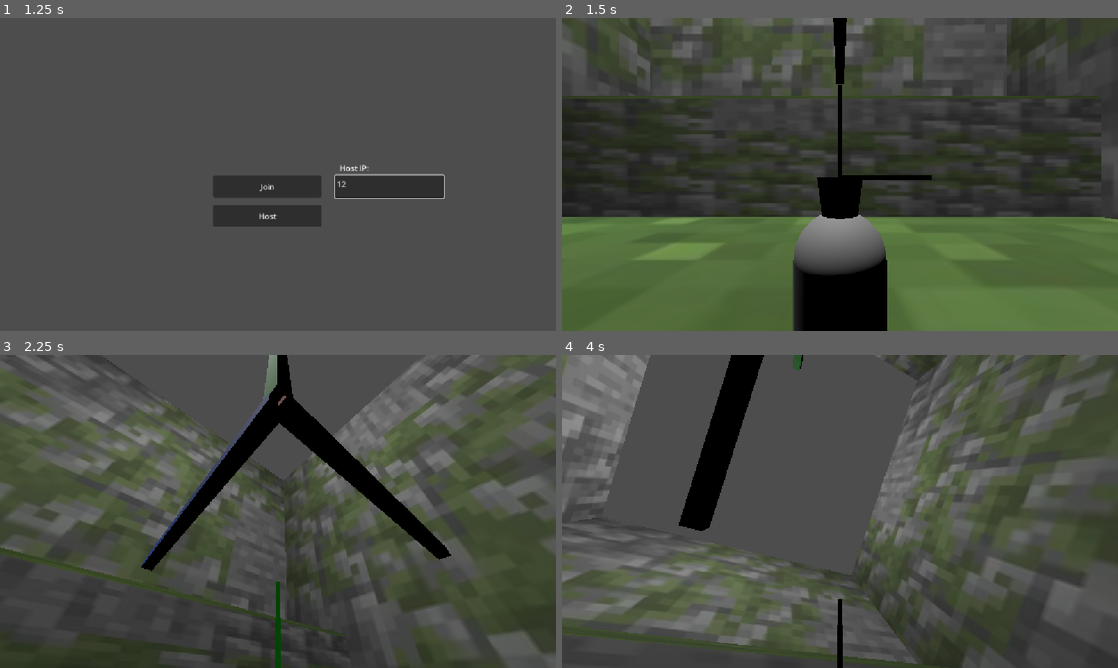
Above: before the commit, frames 1-4 (two rows, left to right).
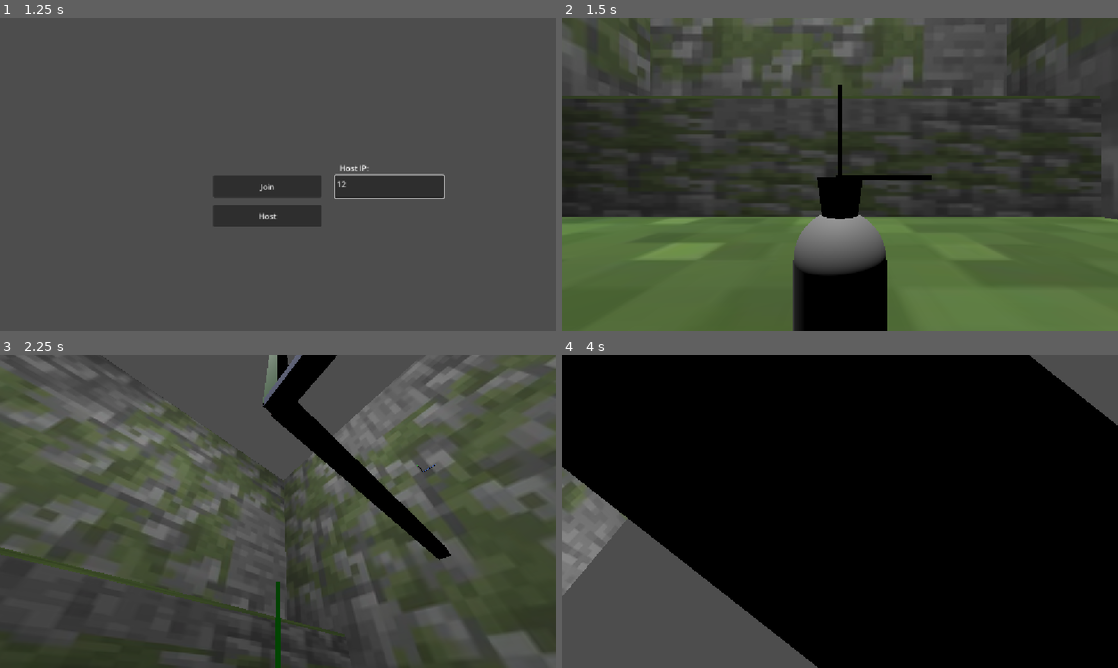
Above: after the commit, the same moments.

Repository: erlewa/bug-box
Game: Godot game, scene res://scenes/main_menu.tscn
The game is run twice, just before and just after one commit, with the same random seed, the same clock (stepped at 60 frames per second) and the same inputs.
Inputs (mouse positions are in pixels of both pictures, inside the frame that each line leads up to):
- Up to frame 1 (1.25 s): click (389, 187) at 0.52 s; type "12" at 0.6 s
- Up to frame 2 (1.5 s): click "Host" at 1.25 s
- Up to frame 3 (2.25 s): tap Enter (ui_accept) at 2 s; move the mouse to (305, 511) at 2.02 s; hold W (up) from 2.03 s (still down)
- Up to frame 4 (4 s): keep holding W (up); tap Enter (ui_accept) at 2.27, 3.02 s; move the mouse to (812, 511) at 2.77 s; move the mouse to (851, 505) at 3.52 s

Frame 1 is identical in both runs. In frame 2, 0.4% of the frame differs, in the area x 48-52%, y 0-51%; in frame 3, 3.0%; in frame 4, 86%, in the area x 0-100%, y 0-100%.

Commit message:
feat: wall walking rotation axis based around projection of player x onto plane of the surface that was collided with

Diff:
--- a/bug-box/scenes/axis_debug.tscn
+++ b/bug-box/scenes/axis_debug.tscn
@@ -31,7 +31,7 @@
 surface_material_override/0 = SubResource("StandardMaterial3D_0n6md")
 
 [node name="Z" type="MeshInstance3D" parent="." unique_id=1596239825]
-transform = Transform3D(1, 0, 0, 0, 1, 0, 0, 0, 1, 0, 0, -0.5)
+transform = Transform3D(1, 0, 0, 0, 1, 0, 0, 0, 1, 0, 0, 0.47951835)
 rotation_edit_mode = 2
 mesh = SubResource("BoxMesh_ldqs0")
 surface_material_override/0 = SubResource("StandardMaterial3D_ant3u")
--- a/bug-box/scenes/level_0.tscn
+++ b/bug-box/scenes/level_0.tscn
@@ -82,6 +82,9 @@
 transform = Transform3D(1, 0, 0, 0, 1, 0, 0, 0, 1, -1.0484066, 0.21992517, -0.88790274)
 shape = SubResource("ConcavePolygonShape3D_7wnc2")
 
+[node name="AxisDebug" parent="Wall2" unique_id=1792255886 instance=ExtResource("4_uijja")]
+transform = Transform3D(1, 0, 0, 0, 1, 0, 0, 0, 1, 0, 0.33803082, 0)
+
 [node name="Wall3" type="StaticBody3D" parent="." unique_id=1681709929]
 transform = Transform3D(1.9106855e-15, 4.371139e-08, -1, 1, -4.371139e-08, 0, -4.371139e-08, -1, -4.371139e-08, -2, 16, 16)
 metadata/_edit_group_ = true
@@ -94,6 +97,9 @@
 [node name="CollisionShape3D2" type="CollisionShape3D" parent="Wall3" unique_id=694098358]
 transform = Transform3D(1, 0, 0, 0, 1, 0, 0, 0, 1, -1.0484066, 0.21992517, -0.88790274)
 shape = SubResource("ConcavePolygonShape3D_7wnc2")
+
+[node name="AxisDebug" parent="Wall3" unique_id=2009477934 instance=ExtResource("4_uijja")]
+transform = Transform3D(1, 0, 0, 0, 1, 0, 0, 0, 1, 0, 0.3946638, 0)
 
 [node name="Wall4" type="StaticBody3D" parent="." unique_id=1991578441]
 transform = Transform3D(4.371139e-08, 1, 8.742278e-08, 1, -4.371139e-08, 0, 3.821371e-15, 8.742278e-08, -1, -17, 16, -1)
@@ -149,5 +155,5 @@
 spawn_path = NodePath(".")
 script = ExtResource("1_7wnc2")
 
-[node name="AxisDebug" parent="." unique_id=1792255886 instance=ExtResource("4_uijja")]
+[node name="AxisDebug" parent="." unique_id=342122236 instance=ExtResource("4_uijja")]
 transform = Transform3D(7.16, 0, 0, 0, 7.16, 0, 0, 0, 7.16, 0, 5.987464, 0)
--- a/bug-box/scripts/player.gd
+++ b/bug-box/scripts/player.gd
@@ -77,28 +77,26 @@
 	if !(ray_cast_3d.is_colliding()):
 		return
 
-	gravity_dir = ray_cast_3d.get_collision_normal().normalized() * -1
 	velocity = Vector3(0.0, 0.0, 0.0)
-	vel_speed = Vector3(SPEED, SPEED, SPEED)
 
 	var obj = ray_cast_3d.get_collider()
 	var norm = ray_cast_3d.get_collision_normal()
 	ray_cast_3d.enabled = false
 
-	var surface_y = abs(norm.cross(global_transform.basis.z).normalized()) # Always want +y
-	var rot_axis = surface_y.cross(norm).normalized()
-	var target_basis = global_transform.basis.rotated(rot_axis, global_transform.basis.y.angle_to(norm))
-	#target_basis.y = norm
-	#target_basis.x = target_basis.z.cross(norm)
-	#target_basis.z = target_basis.x.cross(norm)
-	#target_basis = target_basis.orthonormalized()
+	#var surface_forward = global_transform.basis.z.cross(norm).normalized() # Always want + so player orientation doesnt effect rotation axis
+	#var rot_axis = surface_forward.cross(norm).normalized()
+
+	var g = global_transform.basis
+	var proj_x = (g.x - ((g.x.dot(norm) / pow(norm.length(), 2)) * norm)).normalized()
+	var target_basis = global_transform.basis.rotated(proj_x, global_transform.basis.y.angle_to(norm))
 
 	gravity_label.text = (
 		"Starting Basis: " + str(global_transform.basis) +
 		"\nRotation: " + str(rad_to_deg(global_transform.basis.y.angle_to(norm))) +
 		"\nNormal: " + str(norm) +
-		"\nSurface Y: " + str(surface_y) +
-		"\nRotation Axis: " + str(rot_axis) +
+		"\nProjected X: " + str(proj_x) +
+		#"\nSurface Forward: " + str(surface_forward) +
+		#"\nRotation Axis: " + str(rot_axis) +
 		"\nNormal Target: " + str(target_basis) +
 		"\nObject Basis: " + str(obj.global_transform.basis)
 	)
@@ -112,11 +110,14 @@
 	tween.tween_method(
 		func(weight: float):
 			global_transform.basis = start_basis.slerp(target_basis, weight),
-		0.0, 1.0, 0.5
+		0.0, 1.0, 0.25
 	)
 	tween.tween_callback(
 		func():
 			up_direction = global_transform.basis.y
+			gravity_dir = -up_direction
+
+			vel_speed = abs(global_transform.basis.x * SPEED) + global_transform.basis.y * 0 + abs(global_transform.basis.z * SPEED)
 			apply_floor_snap()
 			await get_tree().create_timer(0.5).timeout
 			ray_cast_3d.enabled = true
